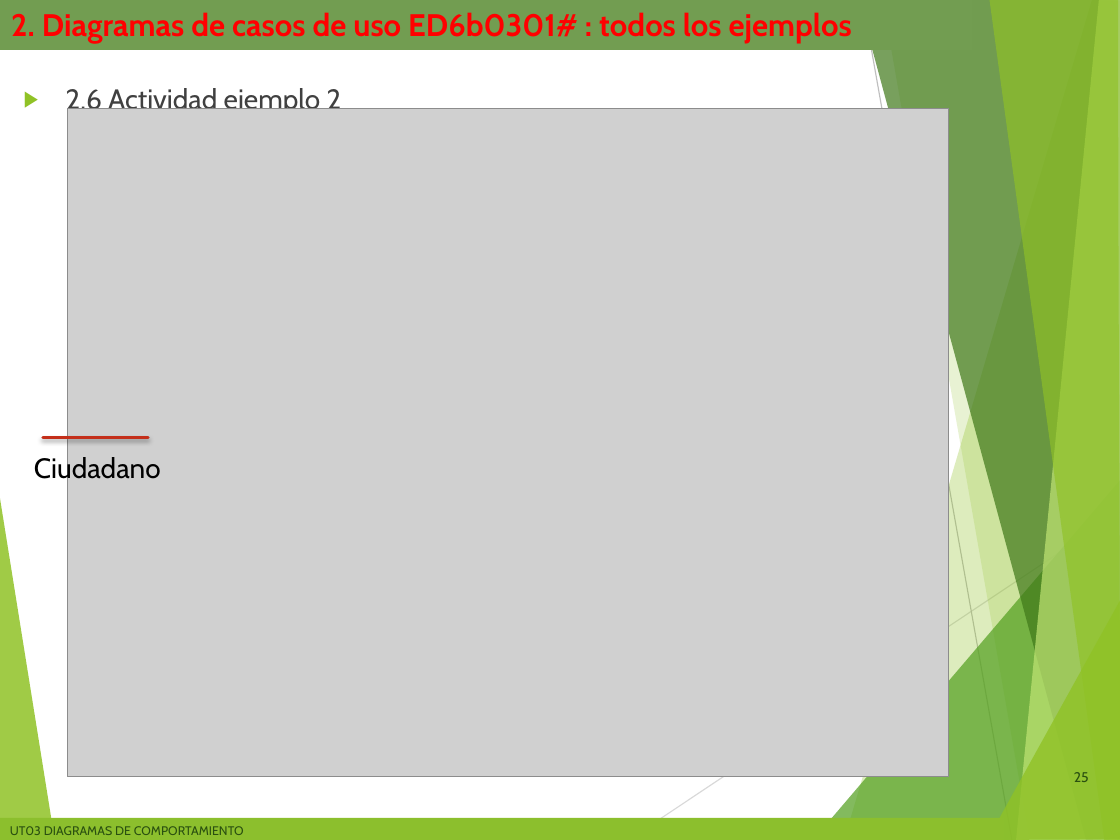
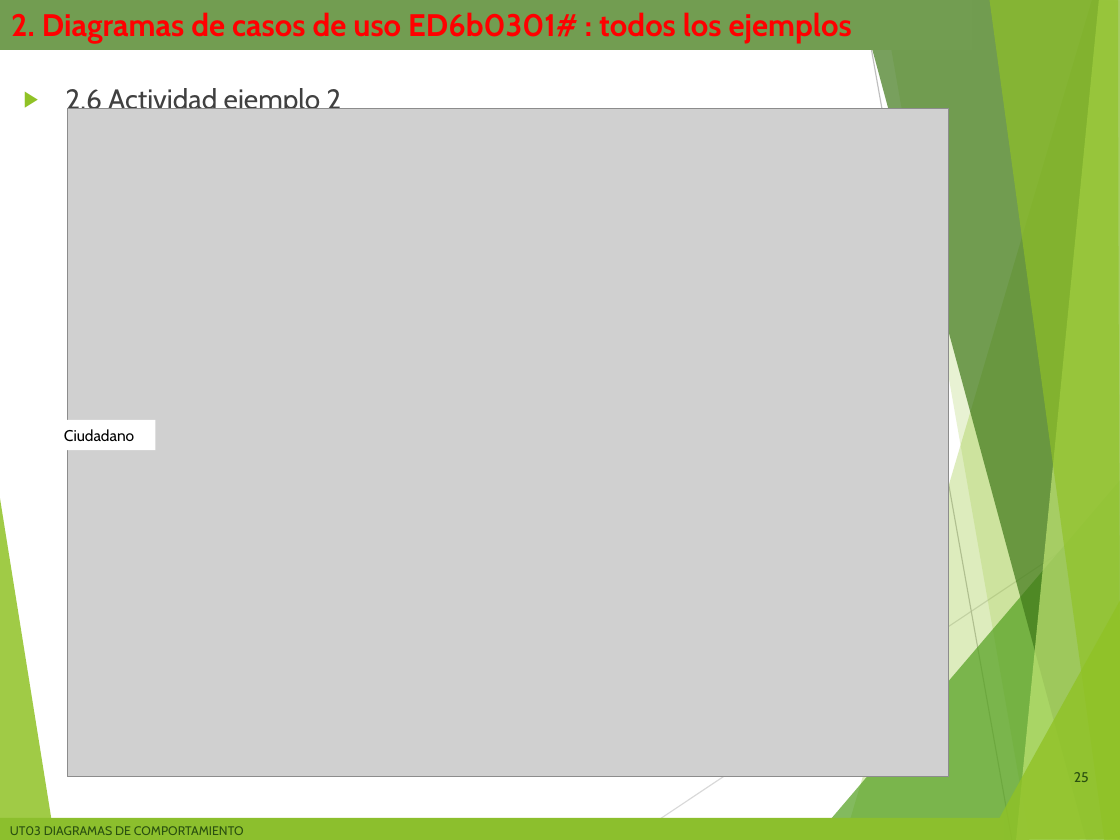
Before and after one commit to miGUITel/ED, a slide deck: slide 25 of 00 PRESENTACIONES compartida alumnos/ED02a - Diagramas de comportamiento CU.pptx. Drawn at 1120x840 pixels with LibreOffice and Linux fonts; fonts in the diff are those of the drawing; grey boxes stand for pictures; background and template pictures are left out. Boxes give left, top, right and bottom in pixels: in the first picture for what was removed or moved away, otherwise in the second. Text is boxed around its words. In the diff, an @@ line names an element or a change of style, - is before the commit and + after.

```diff
--- a/00 PRESENTACIONES compartida alumnos/ED02a - Diagramas de comportamiento CU.pptx
+++ b/00 PRESENTACIONES compartida alumnos/ED02a - Diagramas de comportamiento CU.pptx
@@ line removed from (43, 438) to (148, 438) @@
@@ rectangle "Ciudadano": place and size @@
-rectangle "Ciudadano" at (34, 454, 161, 484)
+rectangle "Ciudadano" at (53, 420, 156, 450)
@@ rectangle "Ciudadano" at (53, 420, 156, 450): size 18 to 10 pt; fill none to #FFFFFF @@
```
Also in this commit, not shown: 1 other slide changed, 2 other files.
